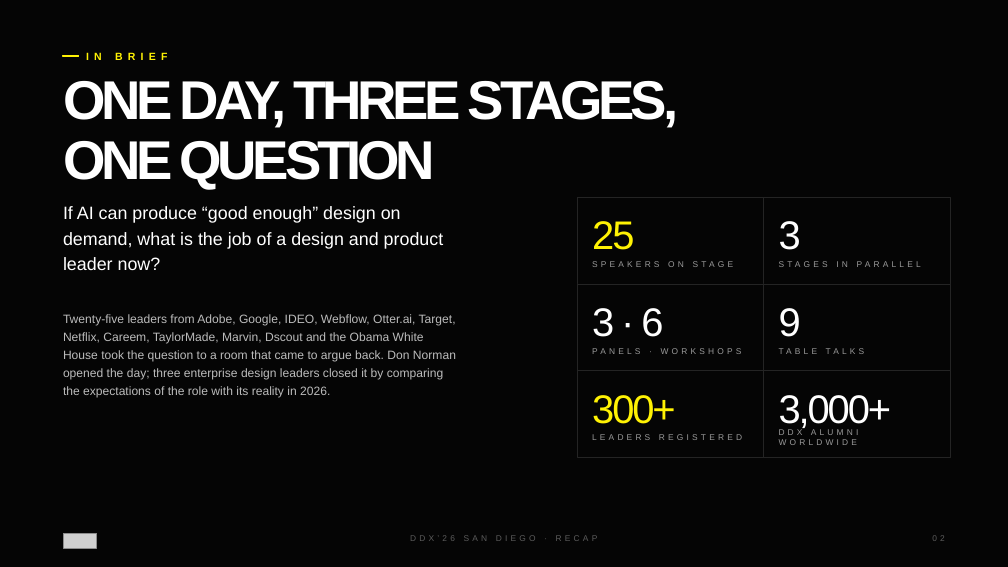
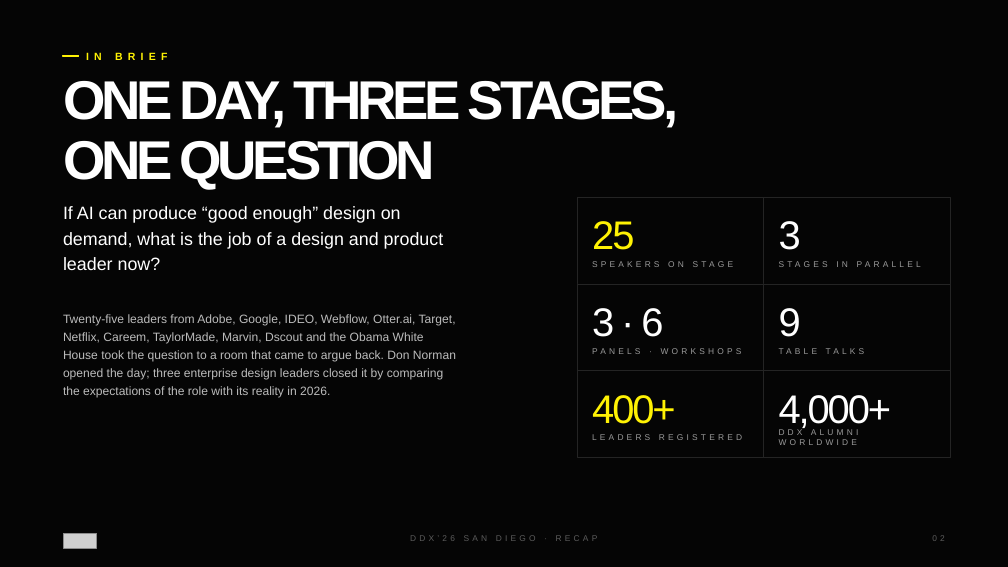
Before and after one commit to SGX1992/ddx-recap-sandiego, a slide deck: slide 2 of DDX26-San-Diego-Recap.pptx. Drawn at 1008x567 pixels with LibreOffice and Linux fonts; fonts in the diff are those of the drawing; grey boxes stand for pictures. Boxes give left, top, right and bottom in pixels: in the first picture for what was removed or moved away, otherwise in the second. Text is boxed around its words. In the diff, an @@ line names an element or a change of style, - is before the commit and + after.

```diff
--- a/DDX26-San-Diego-Recap.pptx
+++ b/DDX26-San-Diego-Recap.pptx
@@ text at bbox=[592, 395, 676, 424]: text changed @@
-300+
+400+
@@ text at bbox=[779, 395, 892, 431]: text changed @@
-3,000+
+4,000+
```
Also in this commit, not shown: 10 other files.
